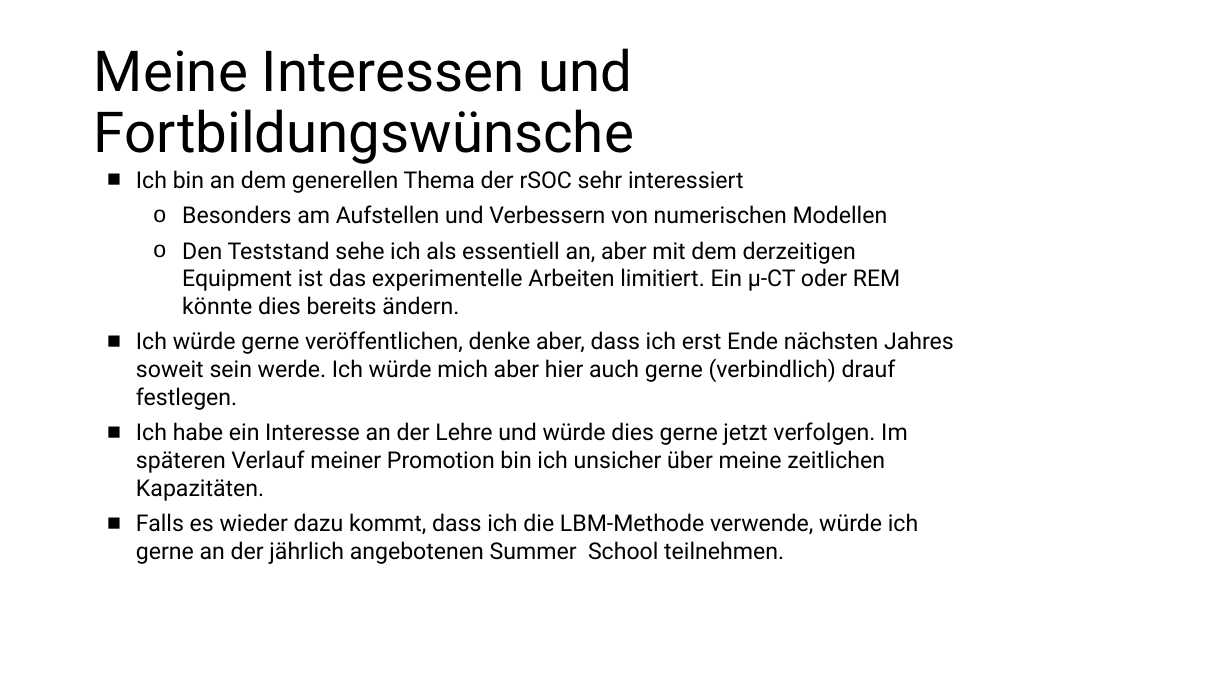
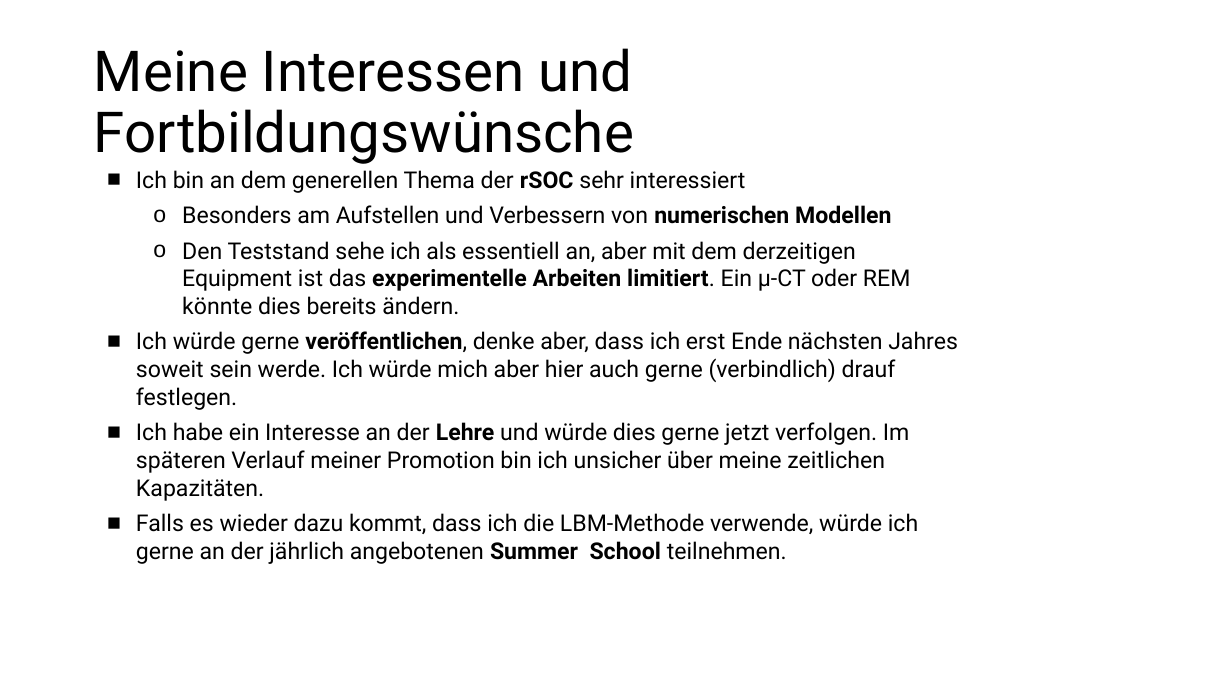
Before and after one commit to fatih4728/rSOC, a slide deck: slide 8 of Sketches.pptx (slide 10 before the commit). Drawn at 1232x693 pixels with LibreOffice and Linux fonts; fonts in the diff are those of the drawing. Boxes give left, top, right and bottom in pixels: in the first picture for what was removed or moved away, otherwise in the second. Text is boxed around its words. In the diff, an @@ line names an element or a change of style, - is before the commit and + after.

```diff
--- a/Sketches.pptx
+++ b/Sketches.pptx
@@ text "Ich bin an dem generellen ..." at (x1=136, y1=170, x2=958, y2=564): bold on in "rSOC", "numerischen Modellen", "experimentelle Arbeiten limitiert.", "veröffentlichen," and 2 more places @@
```
Also in this commit, not shown: 4 other slides changed, 1 slide removed, 1 other file.
